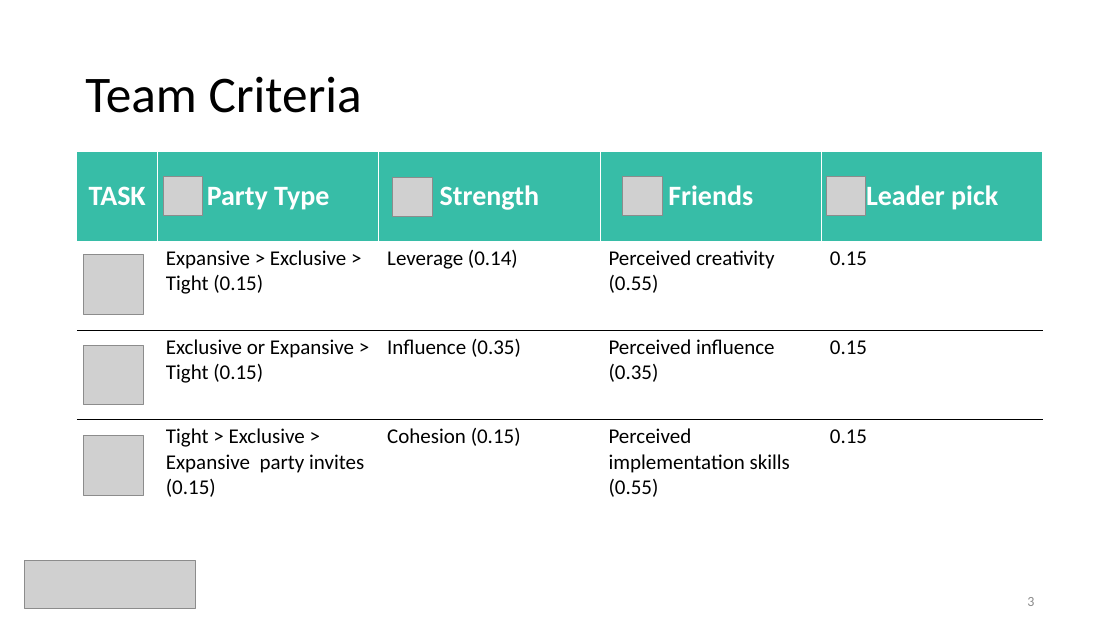
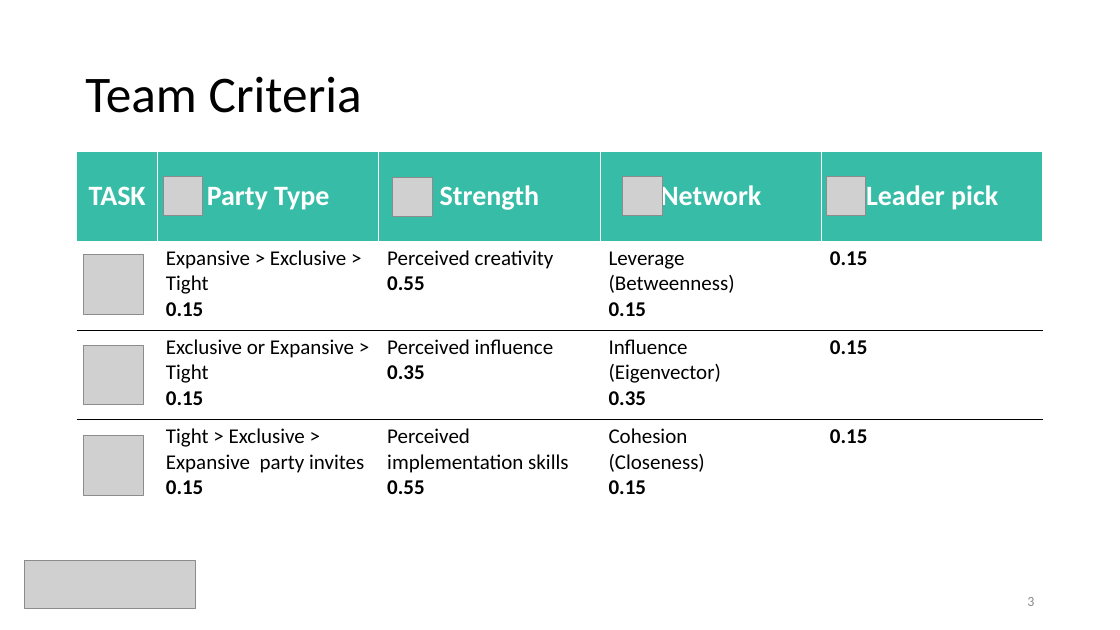
Before and after one commit to ceciliacheungns/Analytics_In_Business, a slide deck: slide 4 of Presentation.pptx. Drawn at 1120x630 pixels with LibreOffice and Linux fonts; fonts in the diff are those of the drawing; grey boxes stand for pictures. Boxes give left, top, right and bottom in pixels: in the first picture for what was removed or moved away, otherwise in the second. Text is boxed around its words. In the diff, an @@ line names an element or a change of style, - is before the commit and + after.

Commit message:
updated presentation

```diff
--- a/Presentation.pptx
+++ b/Presentation.pptx
@@ table at (77, 151, 1045, 528) @@
-row 1, column 4: Friends
+row 1, column 4: Network
-row 2:  | Expansive > Exclusive > Tight (0.15) | Leverage (0.14) | Perceived creativity (0.55) | 0.15
+row 2:  | Expansive > Exclusive > Tight / 0.15 | Perceived creativity 0.55 | Leverage / (Betweenness) / 0.15 | 0.15
-row 3:  | Exclusive or Expansive > Tight (0.15) | Influence (0.35) | Perceived influence (0.35) | 0.15
+row 3:  | Exclusive or Expansive > Tight / 0.15 | Perceived influence 0.35 | Influence / (Eigenvector) / 0.35 | 0.15
-row 4:  | Tight > Exclusive > Expansive party invites (0.15) | Cohesion (0.15) | Perceived implementation skills (0.55) | 0.15
+row 4:  | Tight > Exclusive > Expansive party invites 0.15 | Perceived implementation skills / 0.55 | Cohesion / (Closeness) / 0.15 | 0.15
@@ bold on in "0.15", "0.15", "0.15" @@
```
Also in this commit, not shown: 3 other slides changed.
